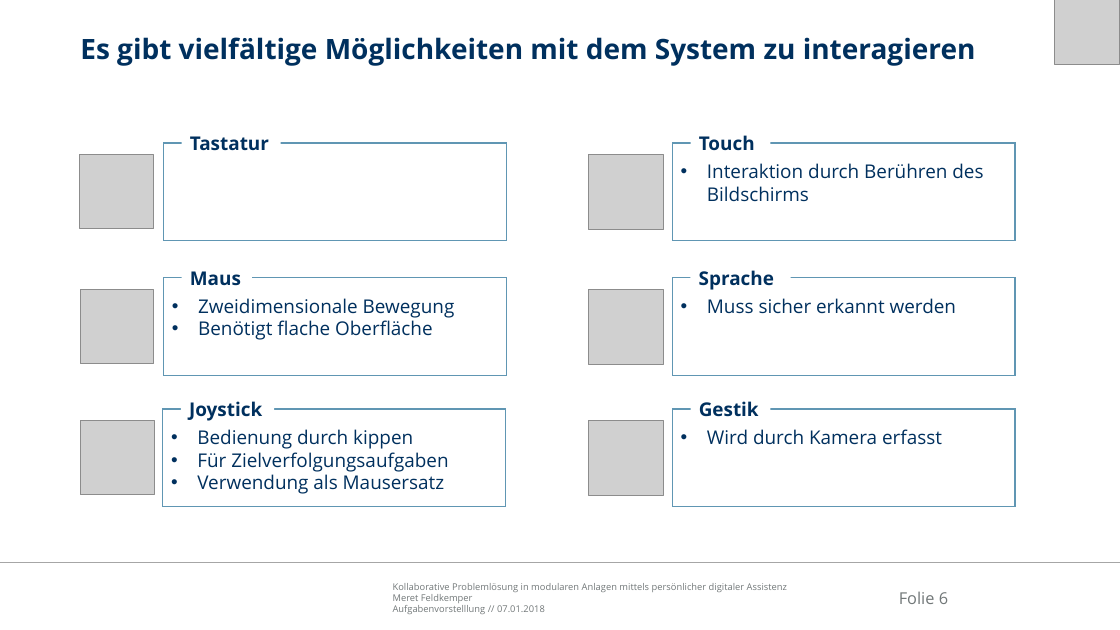
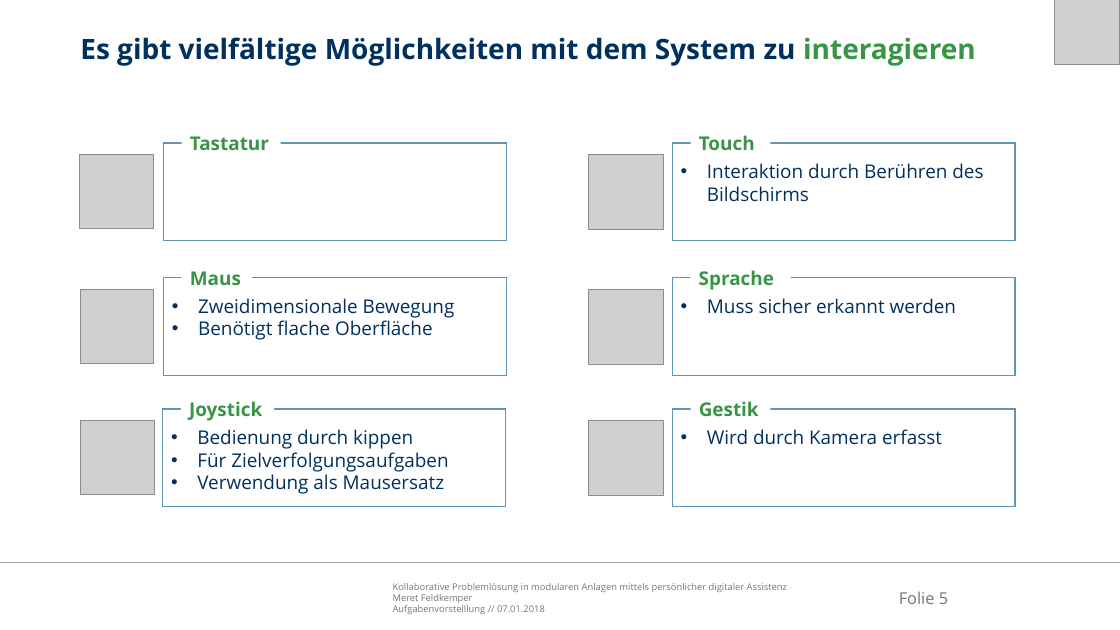
Before and after one commit to Ral3007/Diplomarbeit, a slide deck: slide 5 of Dokumente/Präsentationen/2019-01-07_DA_Feldkemper_Aufgabenvorstellung.pptx (slide 6 before the commit). Drawn at 1120x630 pixels with LibreOffice and Linux fonts; fonts in the diff are those of the drawing; grey boxes stand for pictures; background and template pictures are left out. Boxes give left, top, right and bottom in pixels: in the first picture for what was removed or moved away, otherwise in the second. Text is boxed around its words. In the diff, an @@ line names an element or a change of style, - is before the commit and + after.

```diff
--- a/Dokumente/Präsentationen/2019-01-07_DA_Feldkemper_Aufgabenvorstellung.pptx
+++ b/Dokumente/Präsentationen/2019-01-07_DA_Feldkemper_Aufgabenvorstellung.pptx
@@ title "Es gibt vielfältige Möglichkeiten mit ..." at bbox=[80, 37, 976, 66]: text colour #00305E to #379545 in "interagieren" @@
@@ text colour #00305E to #379545 in 6 elements at bbox=[190, 136, 269, 150], bbox=[190, 271, 241, 285], bbox=[699, 135, 755, 150], bbox=[699, 270, 774, 290], bbox=[699, 401, 759, 416], bbox=[189, 401, 262, 421] @@
@@ page number at bbox=[899, 591, 948, 604]: text changed @@
-Folie 6
+Folie 5
```
Also in this commit, not shown: 4 other slides changed, 2 slides added, 2 slides removed, 24 other files.
